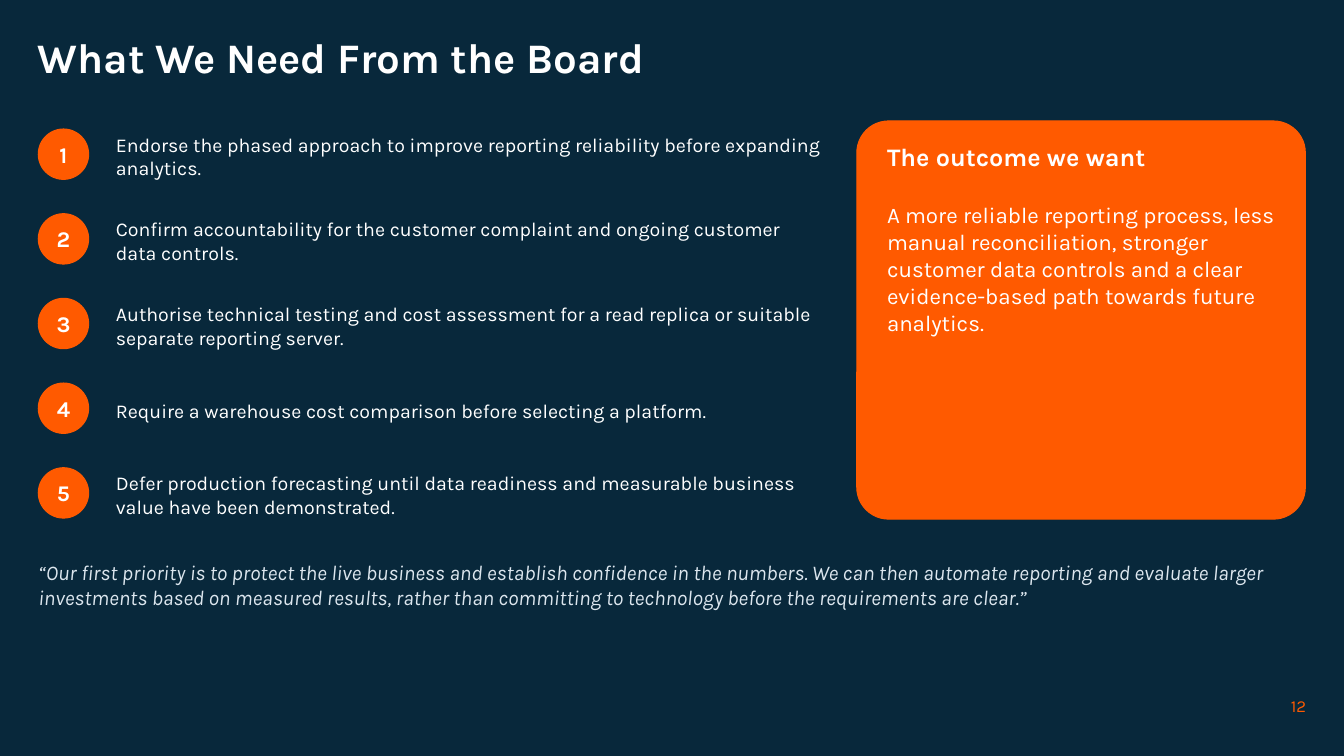
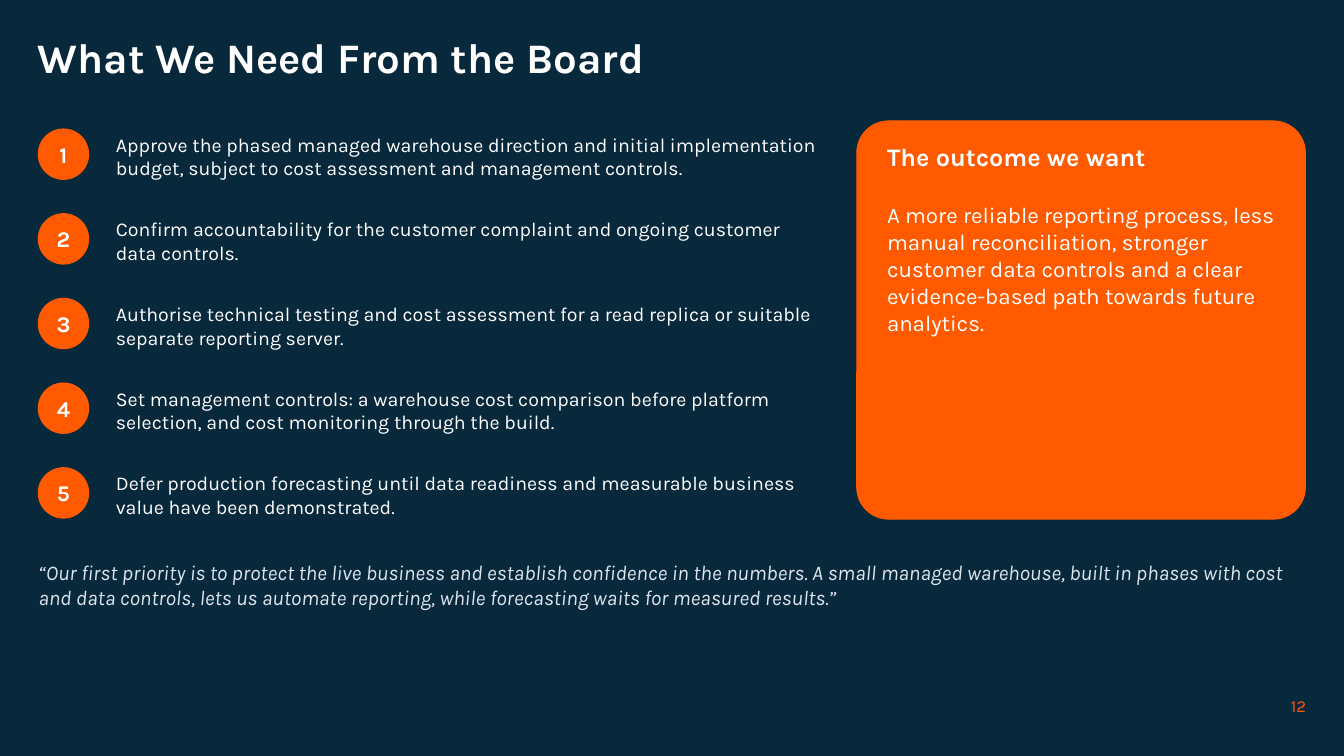
Before and after one commit to 3nochy/kloud-kart-data-engineering-strategy, a slide deck: slide 12 of Kloud-Kart-Board-Presentation.pptx. Drawn at 1344x756 pixels with LibreOffice and Linux fonts; fonts in the diff are those of the drawing; background and template pictures are left out. Boxes give left, top, right and bottom in pixels: in the first picture for what was removed or moved away, otherwise in the second. Text is boxed around its words. In the diff, an @@ line names an element or a change of style, - is before the commit and + after.

Commit message:
Update README architecture and board presentation

```diff
--- a/Kloud-Kart-Board-Presentation.pptx
+++ b/Kloud-Kart-Board-Presentation.pptx
@@ text at (116,138,815,180): text changed @@
-Endorse the phased approach to improve reporting reliability before expanding analytics.
+Approve the phased managed warehouse direction and initial implementation budget, subject to cost assessment and management controls.
@@ text at (116,392,769,434): text changed @@
-Require a warehouse cost comparison before selecting a platform.
+Set management controls: a warehouse cost comparison before platform selection, and cost monitoring through the build.
@@ text at (38,565,1282,610): text changed @@
-“Our first priority is to protect the live business and establish confidence in the numbers. We can then automate reporting and evaluate larger investments based on measured results, rather than committing to technology before the requirements are clear.”
+“Our first priority is to protect the live business and establish confidence in the numbers. A small managed warehouse, built in phases with cost and data controls, lets us automate reporting, while forecasting waits for measured results.”
```
Also in this commit, not shown: 4 other slides changed, 1 other file.
